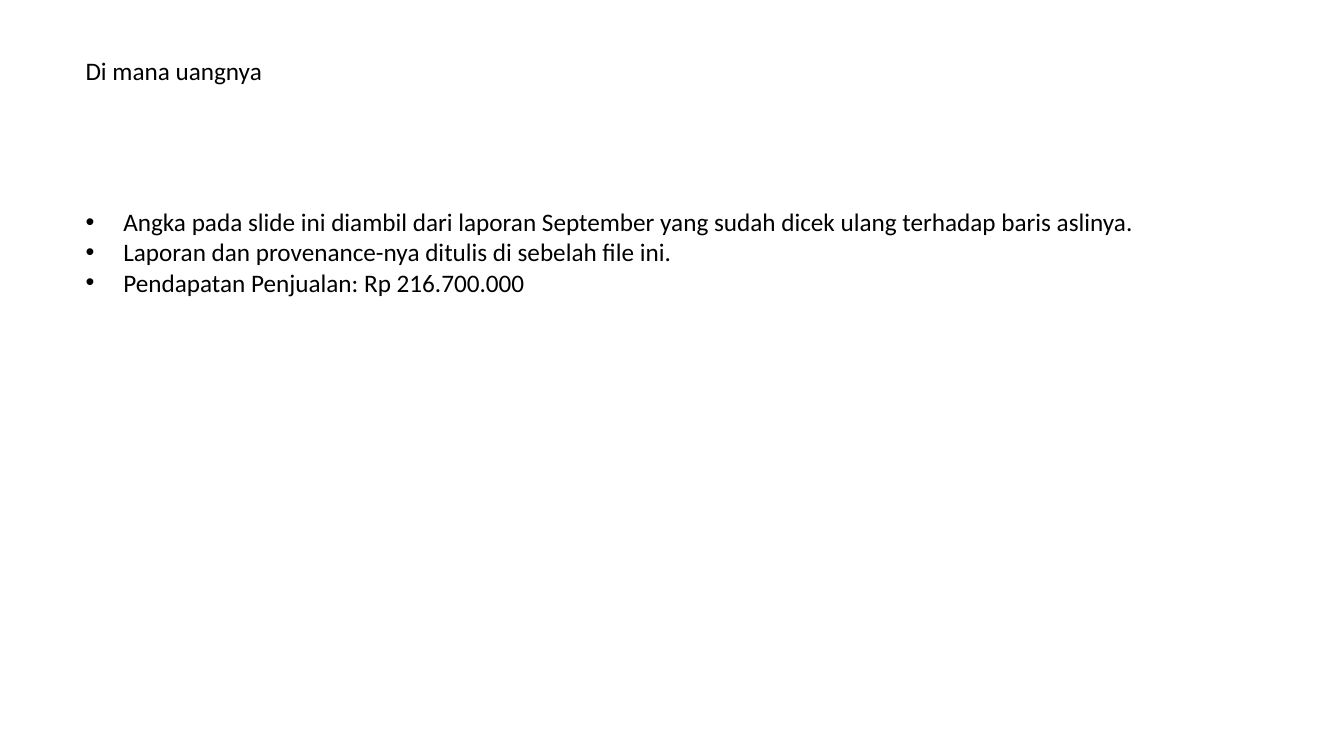
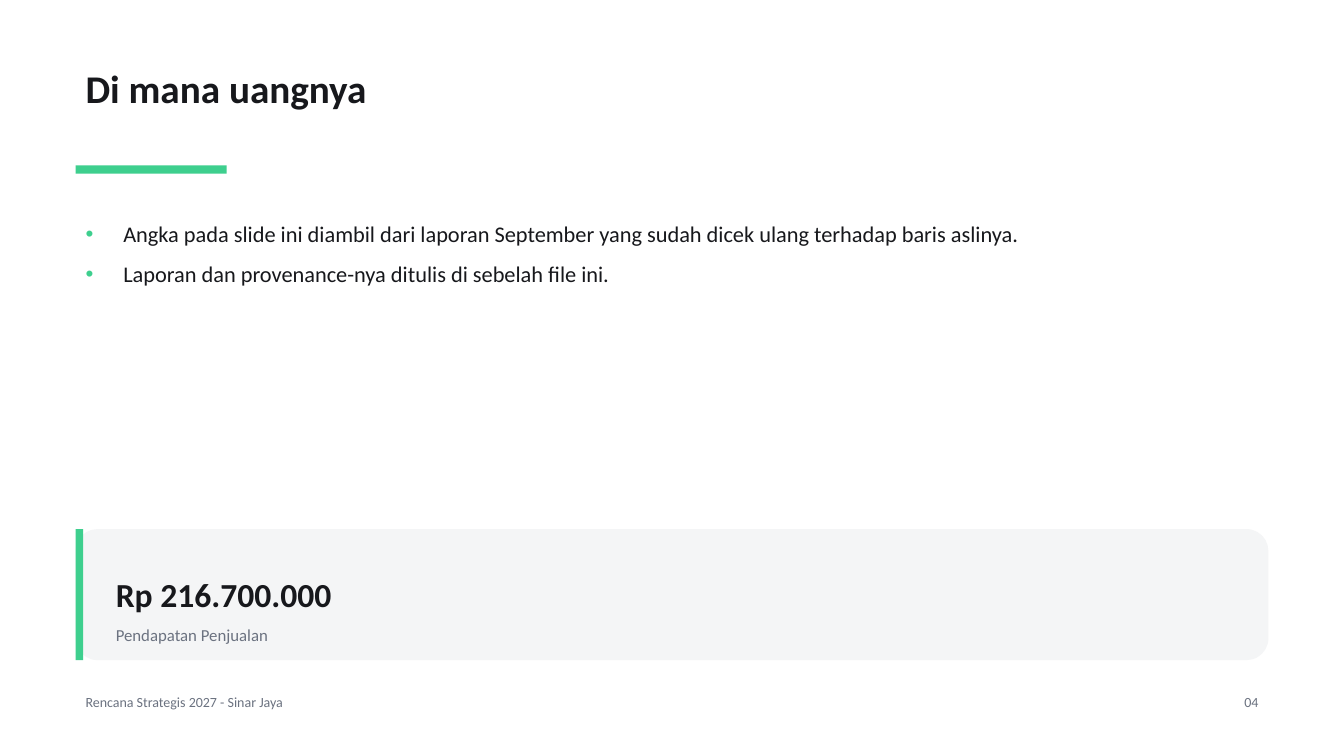
Before and after one commit to afnannuzulasugihartono/opera-agent, a slide deck: slide 4 of landing/contoh/rencana-strategis-2027.pptx (slide 3 before the commit). Drawn at 1344x756 pixels with LibreOffice and Linux fonts; fonts in the diff are those of the drawing. Boxes give left, top, right and bottom in pixels: in the first picture for what was removed or moved away, otherwise in the second. Text is boxed around its words. In the diff, an @@ line names an element or a change of style, - is before the commit and + after.

Commit message:
feat: give the office files a house style
The workbook, the deck and the paper were dumps of cells and bullets. The site hands them to a visitor as proof of work, so they now read as documents: a titled sheet with a marked header, a frozen row and a money column wide enough to show the money; a deck that opens on a cover and holds its checked figure in a card; a paper with a rule under the title, padded tables and a page footer. One palette file holds the colours, so the three formats cannot drift apart. The money now reads the Indonesian way, which also ends the hash the too-narrow money column used to print.

The four sample artifacts are rebuilt, so the bytes a visitor downloads are the bytes this writer makes.

```diff
--- a/landing/contoh/rencana-strategis-2027.pptx
+++ b/landing/contoh/rencana-strategis-2027.pptx
@@ text "Di mana uangnya" at [86, 75, 367, 110]: size 18 to 28 pt, text colour #000000 to #17181C, bold on; line spacing 1 to 1.2 @@
@@ rectangle added at [76, 165, 227, 173], fill #3ECF8E @@
@@ text "Angka pada slide ini diambil ..." at [123, 226, 1018, 286]: size 18 to 16 pt, text colour #000000 to #17181C; line spacing 1 to 1.5 @@
@@ text at [123, 274, 525, 297]: paragraph removed @@
-• Pendapatan Penjualan: Rp 216.700.000
@@ rounded rectangle added at [76, 529, 1268, 660], fill #F4F5F6 @@
@@ rectangle added at [76, 529, 83, 660], fill #3ECF8E @@
@@ text added at [116, 584, 331, 613], 24 pt, text #17181C, bold @@
+Rp 216.700.000
@@ text added at [116, 629, 268, 644], 12 pt, text #6B7280 @@
+Pendapatan Penjualan
@@ text added at [86, 697, 283, 710], 10 pt, text #6B7280 @@
+Rencana Strategis 2027 - Sinar Jaya
@@ text added at [1244, 698, 1258, 707], 10 pt, text #6B7280 @@
+04
```
Also in this commit, not shown: 3 other slides changed, 1 slide added, 15 other files.
